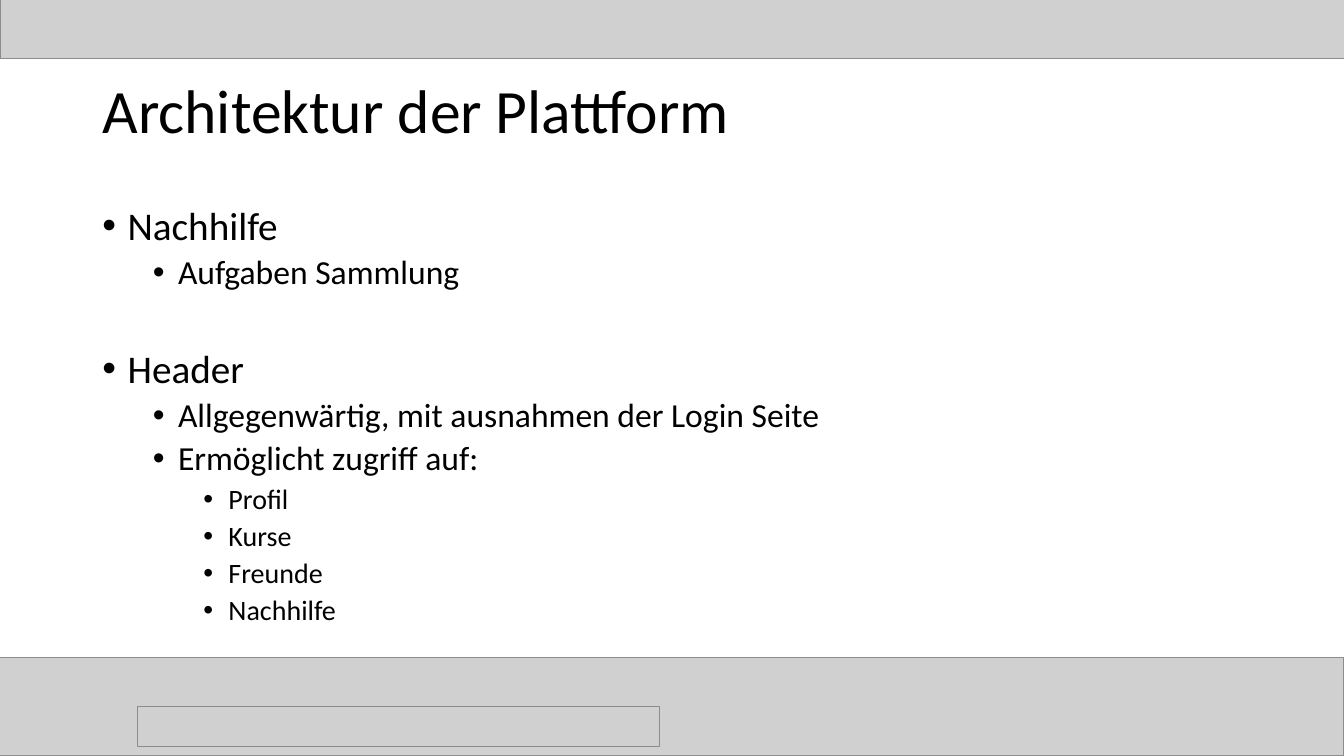
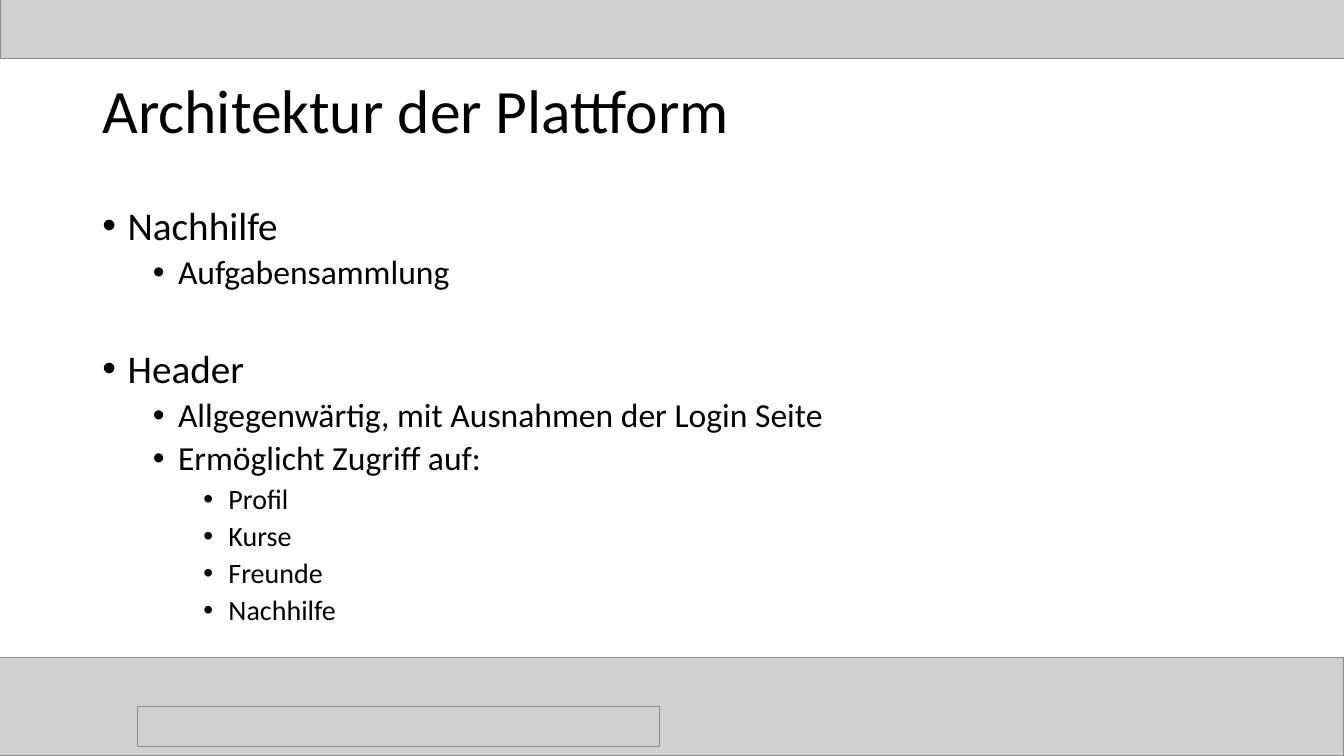
Before and after one commit to magharmi/StudentenFuerStudenten, a slide deck: slide 32 of websitePPneu.pptx. Drawn at 1344x756 pixels with LibreOffice and Linux fonts; fonts in the diff are those of the drawing; grey boxes stand for pictures. Boxes give left, top, right and bottom in pixels: in the first picture for what was removed or moved away, otherwise in the second. Text is boxed around its words. In the diff, an @@ line names an element or a change of style, - is before the commit and + after.

```diff
--- a/websitePPneu.pptx
+++ b/websitePPneu.pptx
@@ text at [178,260,449,290]: text changed @@
-  • Aufgaben Sammlung
+  • Aufgabensammlung
@@ text at [178,403,822,476]: text changed @@
-  • Allgegenwärtig, mit ausnahmen der Login Seite
-  • Ermöglicht zugriff auf:
+  • Allgegenwärtig, mit Ausnahmen der Login Seite
+  • Ermöglicht Zugriff auf:
```
Also in this commit, not shown: 20 other slides changed.
